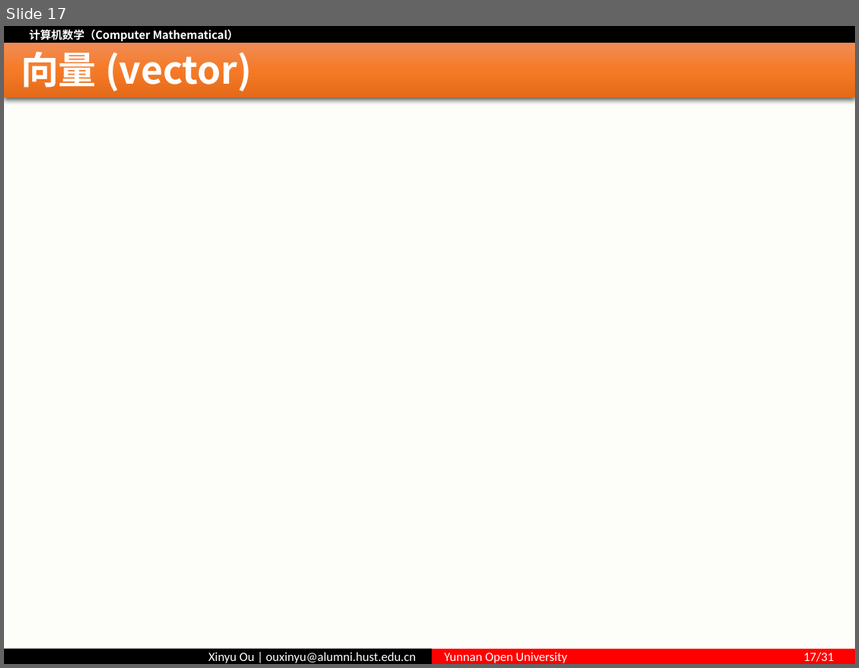
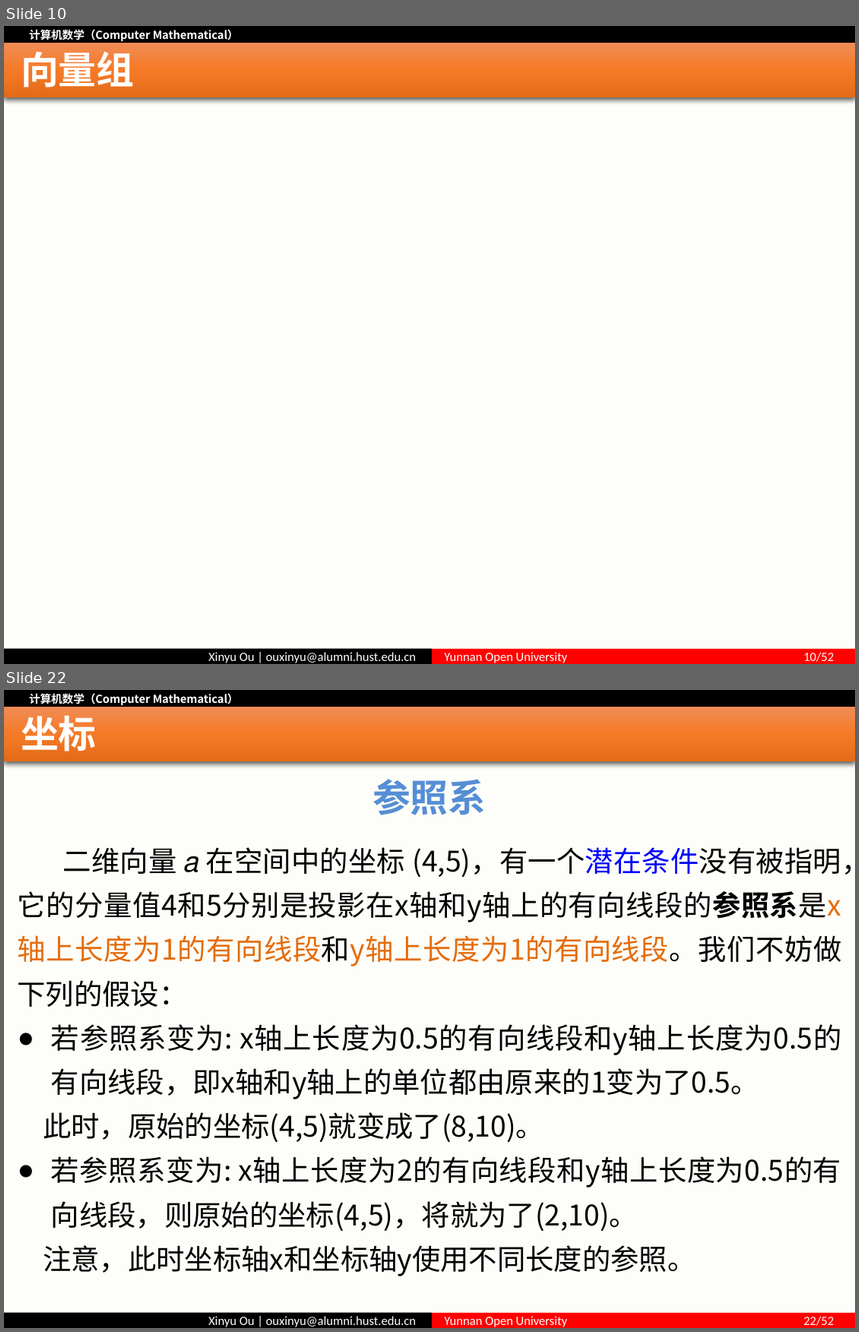
Before and after one commit to ouxinyu/Teaching, a slide deck: ComputerMath/PPT/第03讲 基底与坐标.pptx. Shown one above the other, each under a label of ours: slide 17 before the commit, slides 10 and 22 after it; the slides between them are not shown. The pictures are 859x668 and 859x1332 pixels, drawn with LibreOffice and Linux fonts; fonts in the diff are those of the drawing; grey boxes stand for pictures. Boxes give left, top, right and bottom in pixels: in the first picture for what was removed or moved away, otherwise in the second. Text is boxed around its words. In the diff, an @@ line names an element or a change of style, - is before the commit and + after.

```diff
--- a/ComputerMath/PPT/第03讲 基底与坐标.pptx
+++ b/ComputerMath/PPT/第03讲 基底与坐标.pptx
@@ slide 22 added at bbox=[4, 690, 855, 1328], background #FFFFFF; not listed: 5 template elements that a slide beside it also shows @@
@@ title added at bbox=[21, 715, 97, 758], 32 pt, text #FFFFFF, bold @@
+坐标
@@ text added at bbox=[373, 779, 486, 815], 32 pt, text #558ED5, bold @@
+参照系
@@ text added at bbox=[18, 847, 855, 1277], 24 pt, text #000000 @@
+二维向量 𝑎 在空间中的坐标 (4,5)，有一个潜在条件没有被指明，它的分量值4和5分别是投影在x轴和y轴上的有向线段的参照系是x轴上长度为1的有向线段和y轴上长度为1的有向线段。我们不妨做下列的假设：
+● 若参照系变为: x轴上长度为0.5的有向线段和y轴上长度为0.5的有向线段，即x轴和y轴上的单位都由原来的1变为了0.5。
+此时，原始的坐标(4,5)就变成了(8,10)。
+● 若参照系变为: x轴上长度为2的有向线段和y轴上长度为0.5的有向线段，则原始的坐标(4,5)，将就为了(2,10)。
+注意，此时坐标轴x和坐标轴y使用不同长度的参照。
@@ what was slide 17 is now slide 10 @@
@@ slide 10 changed as well @@
@@ title at bbox=[21, 51, 134, 94]: text changed @@
-向量 (vector)
+向量组
@@ text in rectangle at bbox=[444, 652, 834, 664]: text changed @@
-Yunnan Open University 17/31
+Yunnan Open University 10/52
```
Also in this commit, not shown: 5 other slides changed, 44 other slides added, 32 slides removed, 4 other files.
